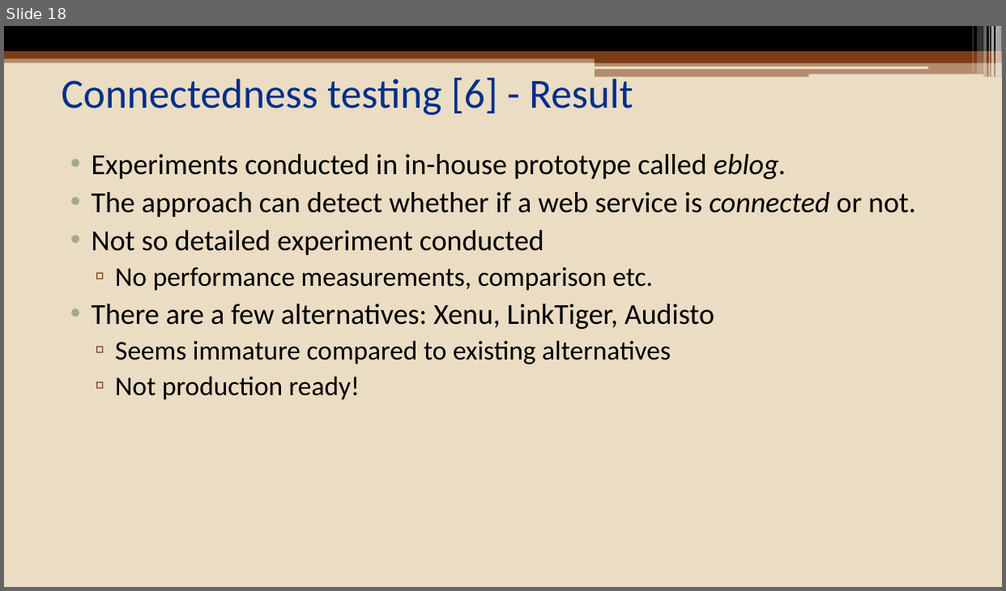
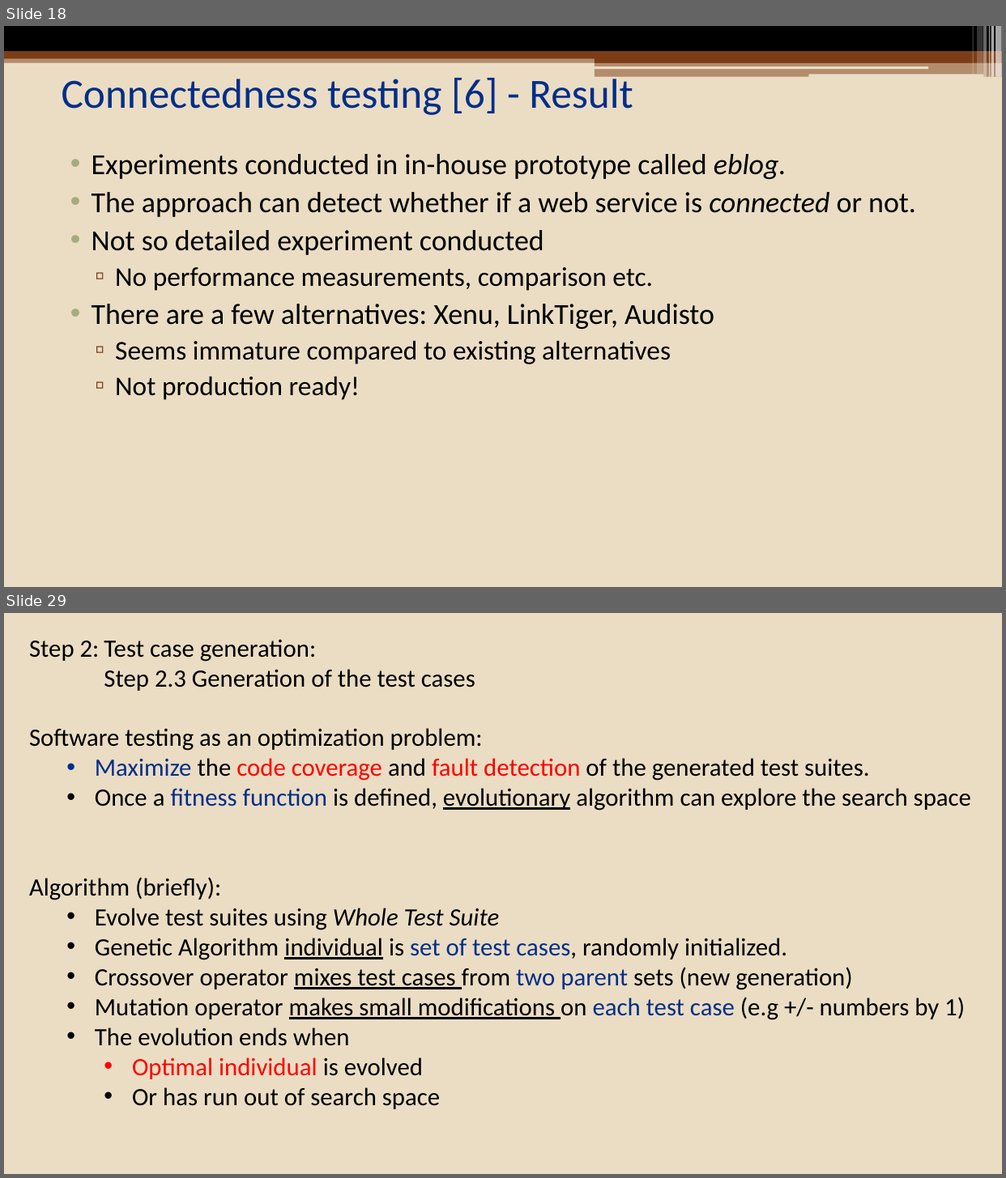
Before and after one commit to eozer/cinco_seminar, a slide deck: presentation/cinco_presentation.pptx. Shown one above the other, each under a label of ours: slide 18 before the commit, slides 18 and 29 after it; the slides between them are not shown. The pictures are 1006x591 and 1006x1178 pixels, drawn with LibreOffice and Linux fonts; fonts in the diff are those of the drawing. Boxes give left, top, right and bottom in pixels: in the first picture for what was removed or moved away, otherwise in the second. Text is boxed around its words. In the diff, an @@ line names an element or a change of style, - is before the commit and + after.

```diff
--- a/presentation/cinco_presentation.pptx
+++ b/presentation/cinco_presentation.pptx
@@ slide 29 added at [4,613,1002,1174], background #EBDDC3 @@
@@ text added at [29,639,971,1110], 24 pt, text #000000 @@
+Step 2: Test case generation:
+Step 2.3 Generation of the test cases
+Software testing as an optimization problem:
+  • Maximize the code coverage and fault detection of the generated test suites.
+  • Once a fitness function is defined, evolutionary algorithm can explore the search space
+Algorithm (briefly):
+  • Evolve test suites using Whole Test Suite
+  • Genetic Algorithm individual is set of test cases, randomly initialized.
+  • Crossover operator mixes test cases from two parent sets (new generation)
+  • Mutation operator makes small modifications on each test case (e.g +/- numbers by 1)
+  • The evolution ends when
+    • Optimal individual is evolved
+    • Or has run out of search space
```
Also in this commit, not shown: 6 slides changed, 14 other slides added.
